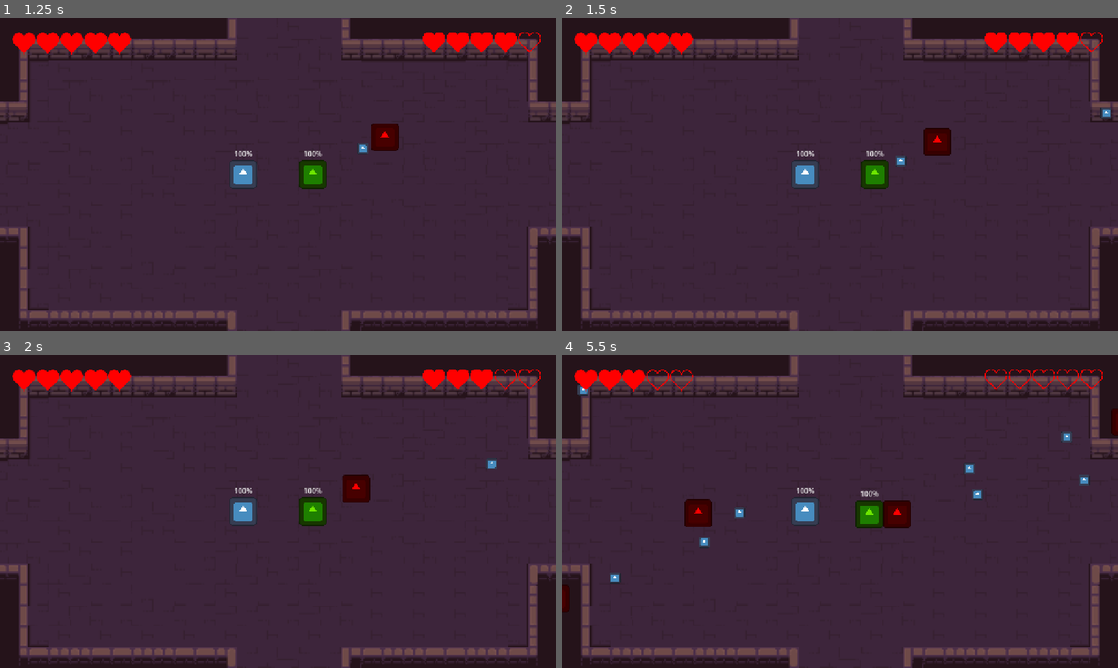
Above: before the commit, frames 1-4 (two rows, left to right).
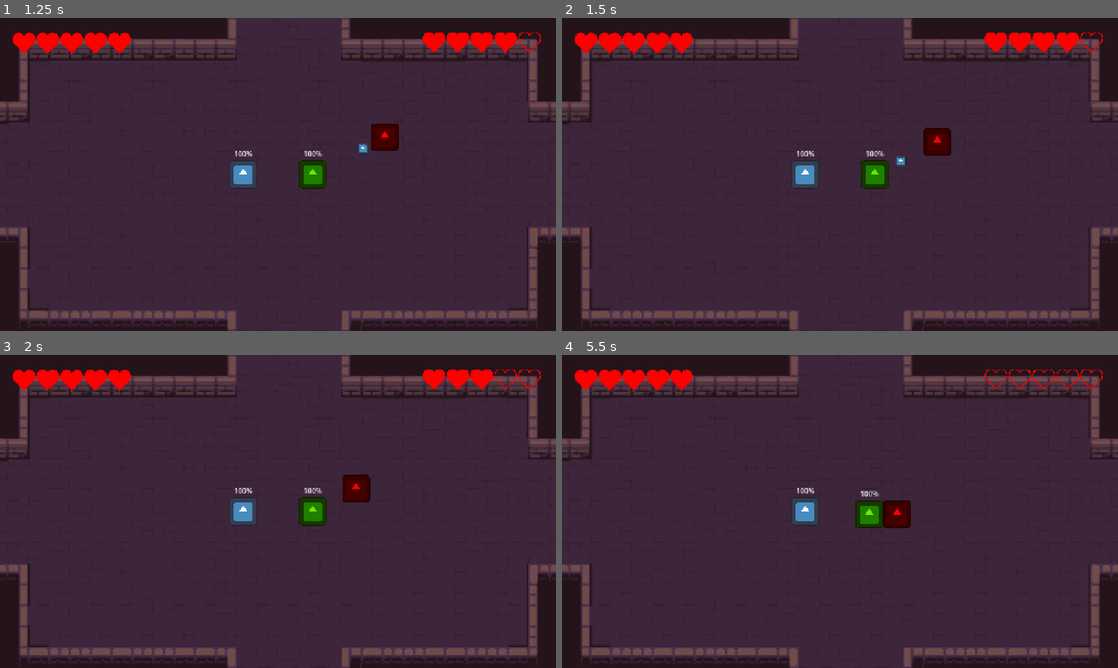
Above: after the commit, the same moments.

Repository: Herovero/CandlesOut
Game: Godot game, scene res://Scenes/main.tscn
Two runs of this game, one before a commit and one after it. Both use one fixed random seed, a clock stepped at 60 frames per second and the inputs below. The engine's default icon, where the game draws it, is replaced by a stand-in: a white triangle on a blue panel in a dark square.
Inputs:
- Up to frame 1 (1.25 s): no input
- Up to frame 2 (1.5 s): no input
- Up to frame 3 (2 s): no input
- Up to frame 4 (5.5 s): no input

Frame 1 is identical in both runs. In frame 2, less than 0.1% of the frame differs, in the area x 96-99%, y 28-33%; in frame 3, less than 0.1%; in frame 4, 1.3%, in the area x 0-100%, y 4-83%.

Commit message:
Changed item1 to heart

Diff:
--- a/Scenes/item1.tscn
+++ b/Scenes/item1.tscn
@@ -1,11 +1,10 @@
 [gd_scene format=3 uid="uid://d4mmodq5hen4l"]
 
 [ext_resource type="Script" uid="uid://bg4yvuv83bq3f" path="res://Scripts/item.gd" id="1_pkys8"]
+[ext_resource type="Texture2D" uid="uid://dyy8151t8djhp" path="res://Assets/UIs/heart_full.png" id="2_1o0s7"]
 
-[sub_resource type="CanvasTexture" id="CanvasTexture_yk461"]
-
-[sub_resource type="RectangleShape2D" id="RectangleShape2D_1o0s7"]
-size = Vector2(50, 50)
+[sub_resource type="CircleShape2D" id="CircleShape2D_1weea"]
+radius = 20.024984
 
 [node name="item1" type="Area2D" unique_id=839316503 groups=["Items"]]
 collision_layer = 3
@@ -13,10 +12,10 @@
 script = ExtResource("1_pkys8")
 
 [node name="Sprite2D" type="Sprite2D" parent="." unique_id=171564091]
-scale = Vector2(50, 50)
-texture = SubResource("CanvasTexture_yk461")
+scale = Vector2(0.2, 0.2)
+texture = ExtResource("2_1o0s7")
 
 [node name="CollisionShape2D" type="CollisionShape2D" parent="." unique_id=40545649]
-shape = SubResource("RectangleShape2D_1o0s7")
+shape = SubResource("CircleShape2D_1weea")
 
 [connection signal="body_entered" from="." to="." method="_on_body_entered"]
--- a/Scenes/main.tscn
+++ b/Scenes/main.tscn
@@ -4,7 +4,6 @@
 [ext_resource type="PackedScene" uid="uid://d4mmodq5hen4l" path="res://Scenes/item1.tscn" id="1_jjvhh"]
 [ext_resource type="PackedScene" uid="uid://cqbq35ef7qsmd" path="res://Scenes/heart.tscn" id="2_8gbba"]
 [ext_resource type="PackedScene" uid="uid://dbovespj7y5o8" path="res://Scenes/enemy_test.tscn" id="2_bo1nx"]
-[ext_resource type="PackedScene" uid="uid://ct8trhua4tgaq" path="res://Scenes/Spawner.tscn" id="5_21xkr"]
 [ext_resource type="Texture2D" uid="uid://biv8vykh0s88f" path="res://Assets/2D Pixel Dungeon Asset Pack/character and tileset/Dungeon_Tileset.png" id="5_kry3j"]
 [ext_resource type="PackedScene" uid="uid://cqts1yegiva4h" path="res://Scenes/WaveManager.tscn" id="6_21xkr"]
 
@@ -209,8 +208,6 @@
 tile_map_data = PackedByteArray("AADs//X/AAAGAAAAAADs//b/AAAGAAEAAADs//f/AAAGAAIAAADt//X/AAAHAAAAAADt//b/AAAHAAEAAADt// …(15856 unchanged characters)…
 tile_set = SubResource("TileSet_6bp64")
 
-[node name="Spawner" parent="." unique_id=1677051792 instance=ExtResource("5_21xkr")]
-
 [node name="Node2D" parent="." unique_id=657000445 instance=ExtResource("6_21xkr")]
 
 [editable path="Player1"]
